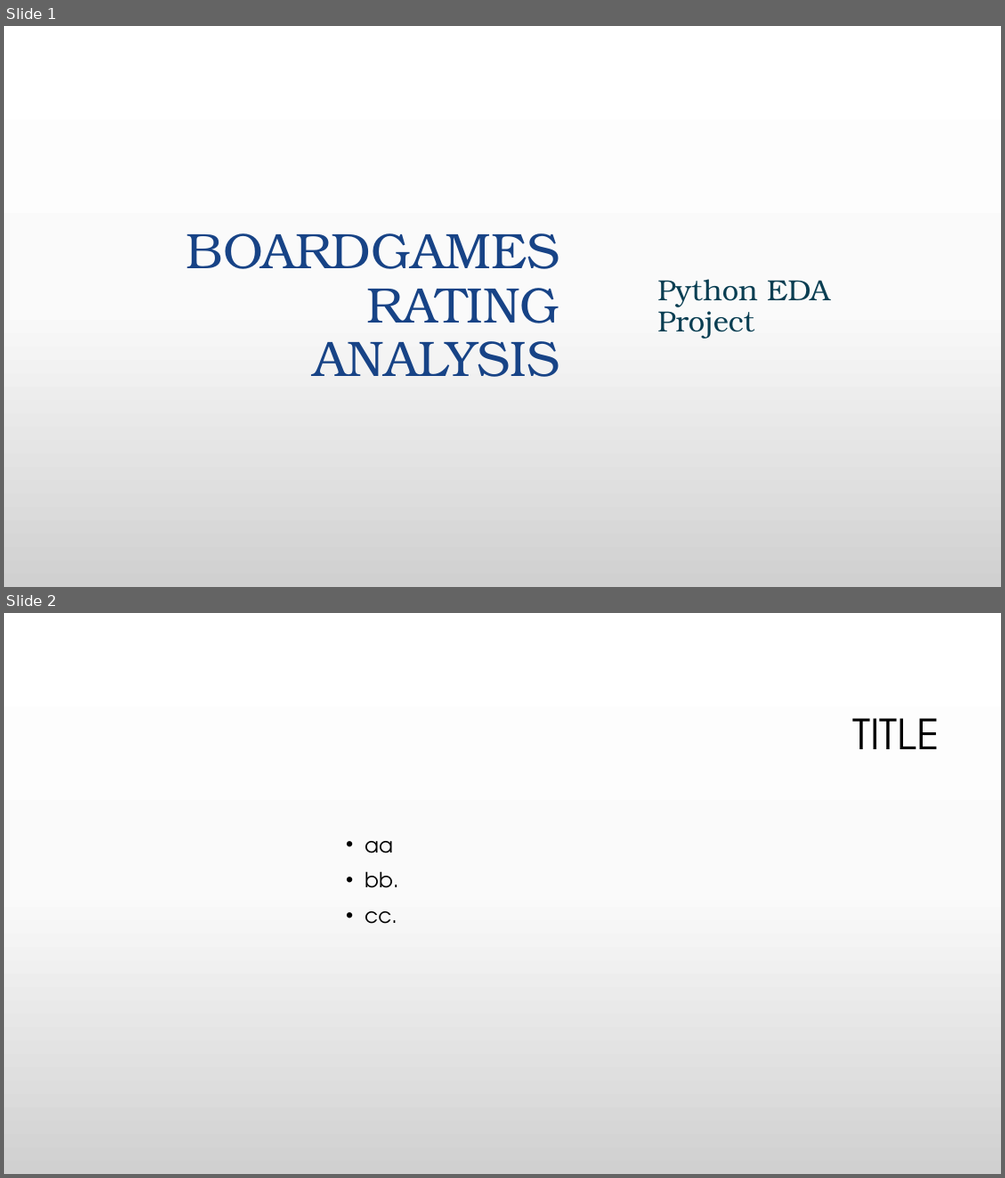
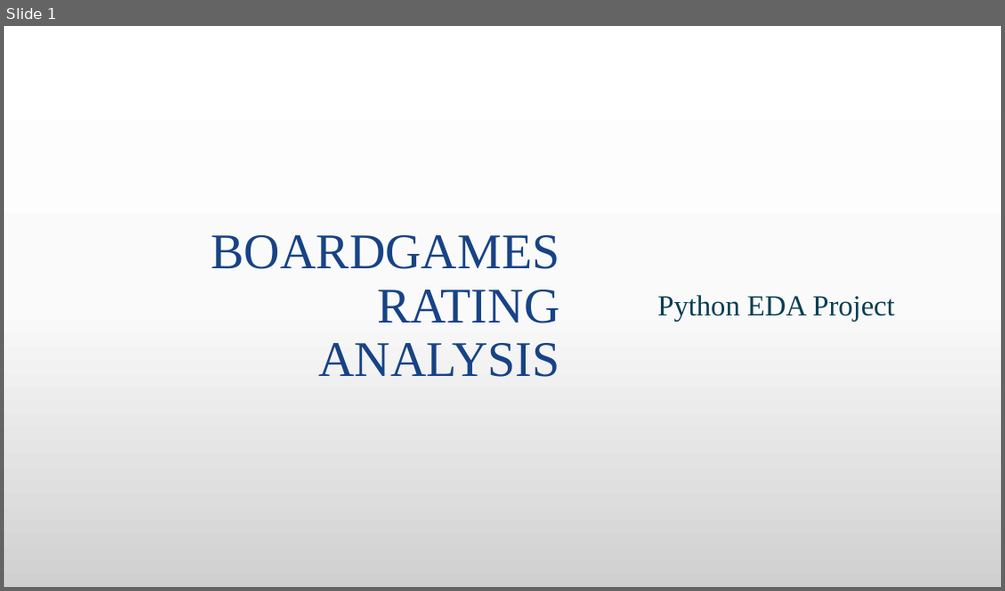
Before and after one commit to suhitasva/Python_EDA_Project_SVA, a slide deck: Boardgame_analysis_presentation.pptx. Shown one above the other, each under a label of ours: slides 1 and 2 before the commit, slide 1 after it. The pictures are 1005x1178 and 1005x591 pixels, drawn with LibreOffice and Linux fonts; fonts in the diff are those of the drawing; background and template pictures are left out. Boxes give left, top, right and bottom in pixels: in the first picture for what was removed or moved away, otherwise in the second. Text is boxed around its words. In the diff, an @@ line names an element or a change of style, - is before the commit and + after.

```diff
--- a/Boardgame_analysis_presentation.pptx
+++ b/Boardgame_analysis_presentation.pptx
@@ slide 2 removed at bbox=[4, 613, 1001, 1174], background gradient #FFFFFF to #FBFBFB to #D1D1D1 @@
@@ title removed at bbox=[852, 718, 938, 749] @@
-TITLE
@@ text removed at bbox=[364, 841, 398, 924] @@
-• aa
-• bb.
-• cc.
@@ slide 1 changed as well @@
@@ title "BOARDGAMES RATING ANALYSIS" at bbox=[211, 235, 560, 377]: font TeX Gyre Bonum to Times New Roman @@
@@ subtitle "Python EDA Project" at bbox=[657, 295, 894, 321]: font TeX Gyre Bonum to Times New Roman @@
```
Also in this commit, not shown: 4 slides added.
